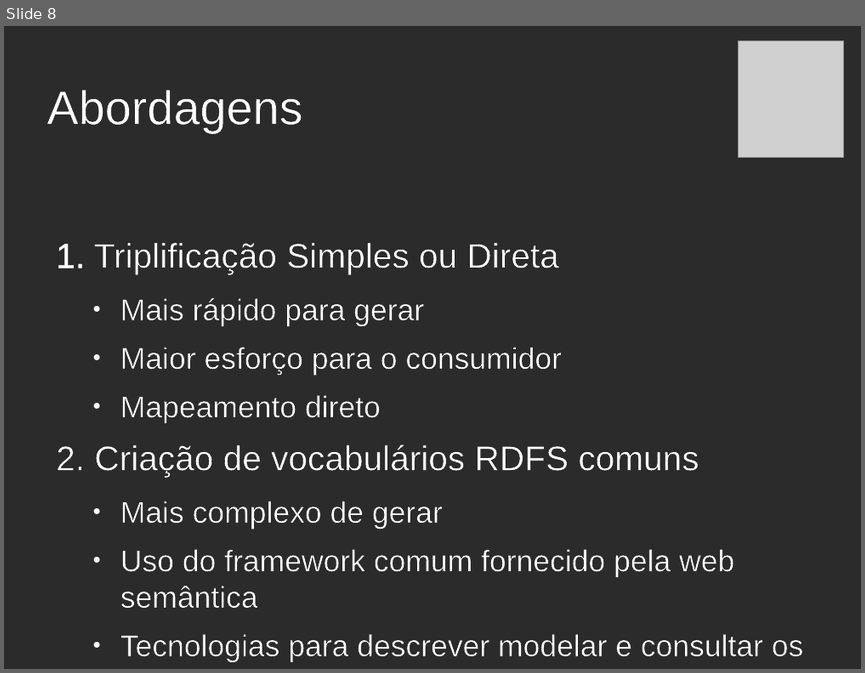
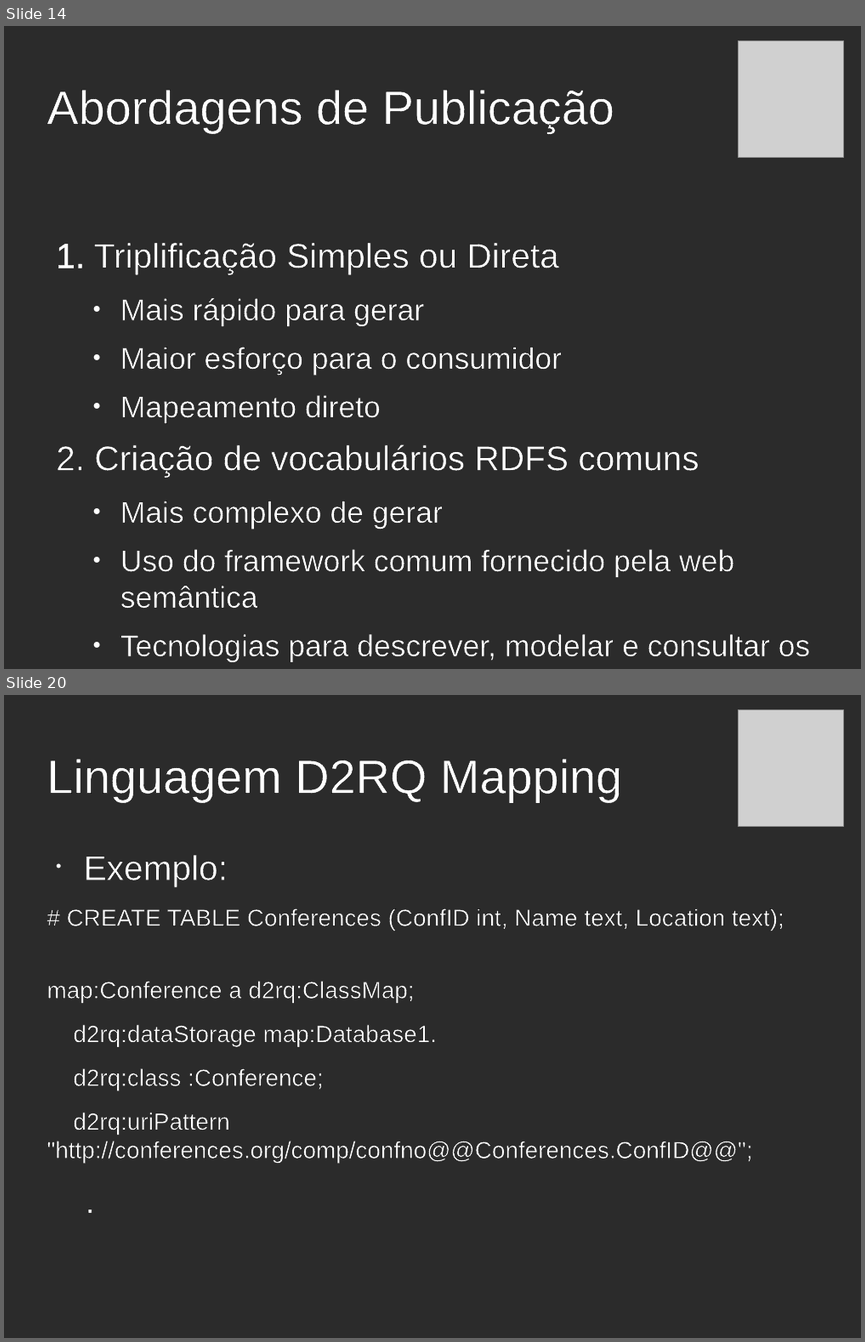
Before and after one commit to luiseufrasio/mestrado-ufc-eufrasio, a slide deck: docs/Pre-proposta.odp. Shown one above the other, each under a label of ours: slide 8 before the commit, slides 14 and 20 after it; the slides between them are not shown. The pictures are 865x673 and 865x1342 pixels, drawn with LibreOffice and Linux fonts; fonts in the diff are those of the drawing; grey boxes stand for pictures; background and template pictures are left out; a plain dark background stands for a picture behind light text. Boxes give left, top, right and bottom in pixels: in the first picture for what was removed or moved away, otherwise in the second. Text is boxed around its words. In the diff, an @@ line names an element or a change of style, - is before the commit and + after.

```diff
--- a/docs/Pre-proposta.odp
+++ b/docs/Pre-proposta.odp
@@ slide 20 added at (x1=4, y1=695, x2=861, y2=1338), background picture (left out) @@
@@ picture added at (x1=738, y1=710, x2=844, y2=827) @@
@@ title added at (x1=46, y1=759, x2=622, y2=801), 44 pt, text #FFFFFF @@
+Linguagem D2RQ Mapping
@@ text added at (x1=46, y1=855, x2=784, y2=1162), 22 pt, text #FFFFFF @@
+• Exemplo:
+# CREATE TABLE Conferences (ConfID int, Name text, Location text);
+map:Conference a d2rq:ClassMap;
+d2rq:dataStorage map:Database1.
+d2rq:class :Conference;
+d2rq:uriPattern "http://conferences.org/comp/confno@@Conferences.ConfID@@";
+.
@@ what was slide 8 is now slide 14 @@
@@ slide 14 changed as well @@
@@ title at (x1=46, y1=90, x2=614, y2=132): text changed @@
-Abordagens
+Abordagens de Publicação
@@ text at (x1=120, y1=634, x2=811, y2=662): text changed @@
-  ● Tecnologias para descrever modelar e consultar os dados
+  ● Tecnologias para descrever, modelar e consultar os dados
```
Also in this commit, not shown: 4 other slides changed, 46 other slides added, 1 slide removed, 1 other file.
